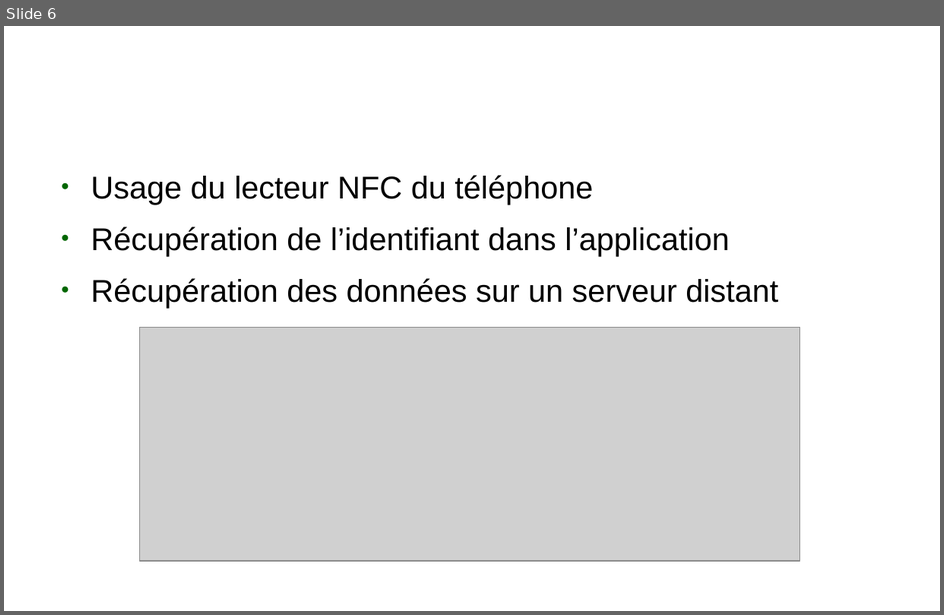
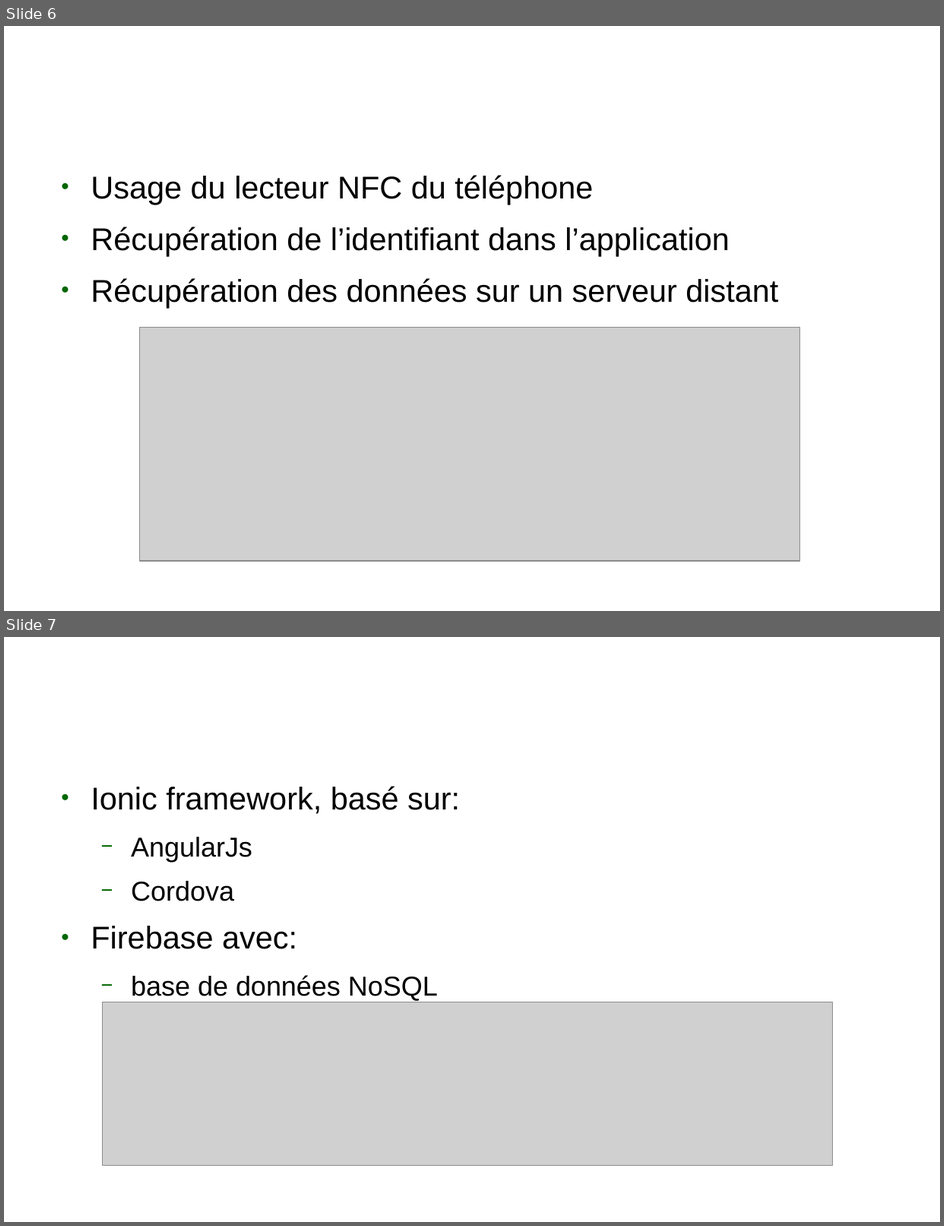
Before and after one commit to claudiosousa/hepia-projects-index-botanic, a slide deck: presentation/presentation.odp. Shown one above the other, each under a label of ours: slide 6 before the commit, slides 6 and 7 after it. The pictures are 944x615 and 944x1226 pixels, drawn with LibreOffice and Linux fonts; fonts in the diff are those of the drawing; grey boxes stand for pictures; background and template pictures are left out. Boxes give left, top, right and bottom in pixels: in the first picture for what was removed or moved away, otherwise in the second. Text is boxed around its words. In the diff, an @@ line names an element or a change of style, - is before the commit and + after.

```diff
--- a/presentation/presentation.odp
+++ b/presentation/presentation.odp
@@ slide 7 added at (x1=4, y1=637, x2=940, y2=1222), background picture (left out) @@
@@ title added at (x1=50, y1=659, x2=894, y2=726), 36.7 pt, text #FFFFFF, bold @@
+Fonctionnement - Architecture
@@ text added at (x1=91, y1=786, x2=460, y2=1001), 26.7 pt, text #000000 @@
+● Ionic framework, basé sur:
+  − AngularJs
+  − Cordova
+● Firebase avec:
+  − base de données NoSQL
@@ picture added at (x1=103, y1=1003, x2=833, y2=1165) @@
```
Also in this commit, not shown: 3 slides changed, 1 other slide added, 1 slide removed, 5 other files.
